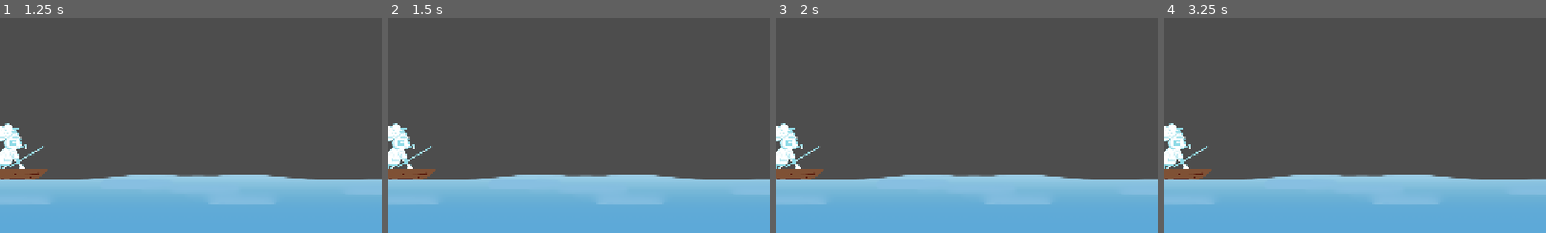
Above: before the commit, frames 1-4 (left to right).
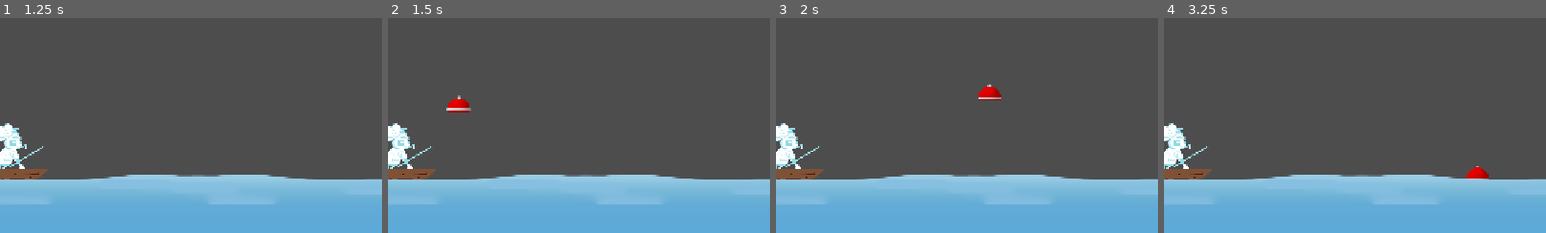
Above: after the commit, the same moments.

Repository: Meoah/Team-Awesome
Game: Godot game, scene res://scenes/game/main_menu.tscn
Same seed, same stepped clock (60 frames per second), same inputs: the game is played once before the commit and once after it.
Inputs:
- Up to frame 1 (1.25 s): click "Start Game" at 0.5 s
- Up to frame 2 (1.5 s): tap Enter (ui_accept) at 1.25, 1.35 s; hold Right (Right) from 1.28 s (still down)
- Up to frame 3 (2 s): keep holding Right (Right); tap Enter (ui_accept) at 1.52, 1.82 s
- Up to frame 4 (3.25 s): release Right (Right) at 2.03 s; hold Down (Down) 2.03-2.78 s; tap Enter (ui_accept) at 2.1, 2.27, 2.57, 2.75, 2.85 s; hold Right (Right) from 2.78 s (still down)
The pictures show only the part of the screen within x 24-74%, y 48-98%; the shares and areas given below are measured in that part.

Frame 1 is identical in both runs. In frame 2, 0.3% of the frame differs, in the area x 15-22%, y 36-44%; in frame 3, 0.3%; in frame 4, 0.3%.
Error before the commit: Cannot call method 'set_freeze_enabled' on a null value. (res://scripts/game/daytime_main.gd:17)

Commit message:
Making the fishing work

Diff:
--- a/scenes/game/daytime_main.tscn
+++ b/scenes/game/daytime_main.tscn
@@ -1,16 +1,20 @@
-[gd_scene load_steps=7 format=3 uid="uid://4wis367byvft"]
+[gd_scene load_steps=8 format=3 uid="uid://4wis367byvft"]
 
 [ext_resource type="Script" uid="uid://n3jjvqnan6hy" path="res://scripts/game/daytime_main.gd" id="1_2jsv6"]
 [ext_resource type="PackedScene" uid="uid://c4g7xtu4dc0po" path="res://scenes/actors/main_character.tscn" id="1_oxlu7"]
 [ext_resource type="PackedScene" uid="uid://dptqmpmoflqxv" path="res://scenes/ui/inventory_ui.tscn" id="2_crqjc"]
+[ext_resource type="PackedScene" uid="uid://dfgqsnhiac5hx" path="res://scenes/ui/arrows.tscn" id="2_kebv3"]
 [ext_resource type="PackedScene" uid="uid://8rtag1fl3an4" path="res://scenes/actors/bobber.tscn" id="3_6j7wl"]
 [ext_resource type="Texture2D" uid="uid://dd3ee7km1o5o3" path="res://assets/textures/Placeholder_Water.png" id="5_8rhjh"]
 
 [sub_resource type="RectangleShape2D" id="RectangleShape2D_6j7wl"]
-size = Vector2(1280, 80)
+size = Vector2(1280, 89)
 
-[node name="DaytimeMain" type="Node2D"]
+[node name="DaytimeMain" type="Node2D" node_paths=PackedStringArray("MC", "Bobber")]
 script = ExtResource("1_2jsv6")
+fishingMinigameScene = ExtResource("2_kebv3")
+MC = NodePath("MainCharacter")
+Bobber = NodePath("Bobber")
 
 [node name="MainCharacter" parent="." instance=ExtResource("1_oxlu7")]
 position = Vector2(329.00003, 583)
@@ -24,7 +28,7 @@
 position = Vector2(640, 360)
 
 [node name="CollisionShape2D" type="CollisionShape2D" parent="Water"]
-position = Vector2(-0.875, 297)
+position = Vector2(-0.875, 292.5)
 shape = SubResource("RectangleShape2D_6j7wl")
 
 [node name="Sprite2D" type="Sprite2D" parent="Water"]
--- a/scripts/game/daytime_main.gd
+++ b/scripts/game/daytime_main.gd
@@ -1,25 +1,57 @@
 extends Node2D
 
-#TODO Make these instances later
+@export var fishingMinigameScene : PackedScene
+
+#TODO Make these their own class and animate from their own scripts
 @export var MC : Sprite2D
 @export var Bobber : RigidBody2D
 
+var timeSinceCast : float = 0.0
 var bobberActive : bool = false
+var bobberInWater : bool = false
+var fishReady : bool = false
+var fishTimer : float = 0.0
+
+#Placeholder
+var bobTime : float = 0.0
+var bobOriginY : float = 0.0
 
 func _ready() -> void:
-	pass # Replace with function body.
+	fishTimer = randf() * 5
 
+func _process(delta: float) -> void:
+	timeSinceCast += delta
+	if Input.is_action_just_pressed("ui_accept") && !bobberActive:
+		bobberActive = true
+		Bobber.set_freeze_enabled(false)
+		Bobber.global_position = MC.global_position
+		Bobber.apply_impulse(Vector2(500,-500))
 
-func _process(_delta: float) -> void:
-	if Input.is_action_just_pressed("ui_accept"):
-		if !bobberActive:
-			bobberActive = true
-			Bobber.set_freeze_enabled(false)
-			Bobber.global_position = MC.global_position
-			Bobber.apply_impulse(Vector2(500,-500))
+	#Placeholder bobber animation
+	if bobberActive && Bobber.is_freeze_enabled():
+		bobTime += delta
+		Bobber.global_position.y = bobOriginY + sin(bobTime * 5.0) * 2.5
+
+	if bobberInWater && timeSinceCast >= fishTimer:
+		fishReady = true
+		Bobber.set_freeze_enabled(false)
+
+	if fishReady && Input.is_action_just_pressed("ui_accept"):
+		fishReady = false
+		bobberInWater = false
+		if fishingMinigameScene:
+			var minigame = fishingMinigameScene.instantiate()
+			add_child(minigame)
 
 
 func _on_water_body_entered(body: Node2D) -> void:
-	if body == Bobber:
-		body.set_linear_velocity(Vector2(0,0))
-		body.set_freeze_enabled(true)
+	if body == Bobber && !bobberInWater:
+		bobberInWater = true
+		timeSinceCast = 0
+		call_deferred("_bobber_on_water")
+
+
+func _bobber_on_water() -> void:
+	Bobber.set_linear_velocity(Vector2.ZERO)
+	bobOriginY = Bobber.global_position.y
+	Bobber.set_freeze_enabled(true)
